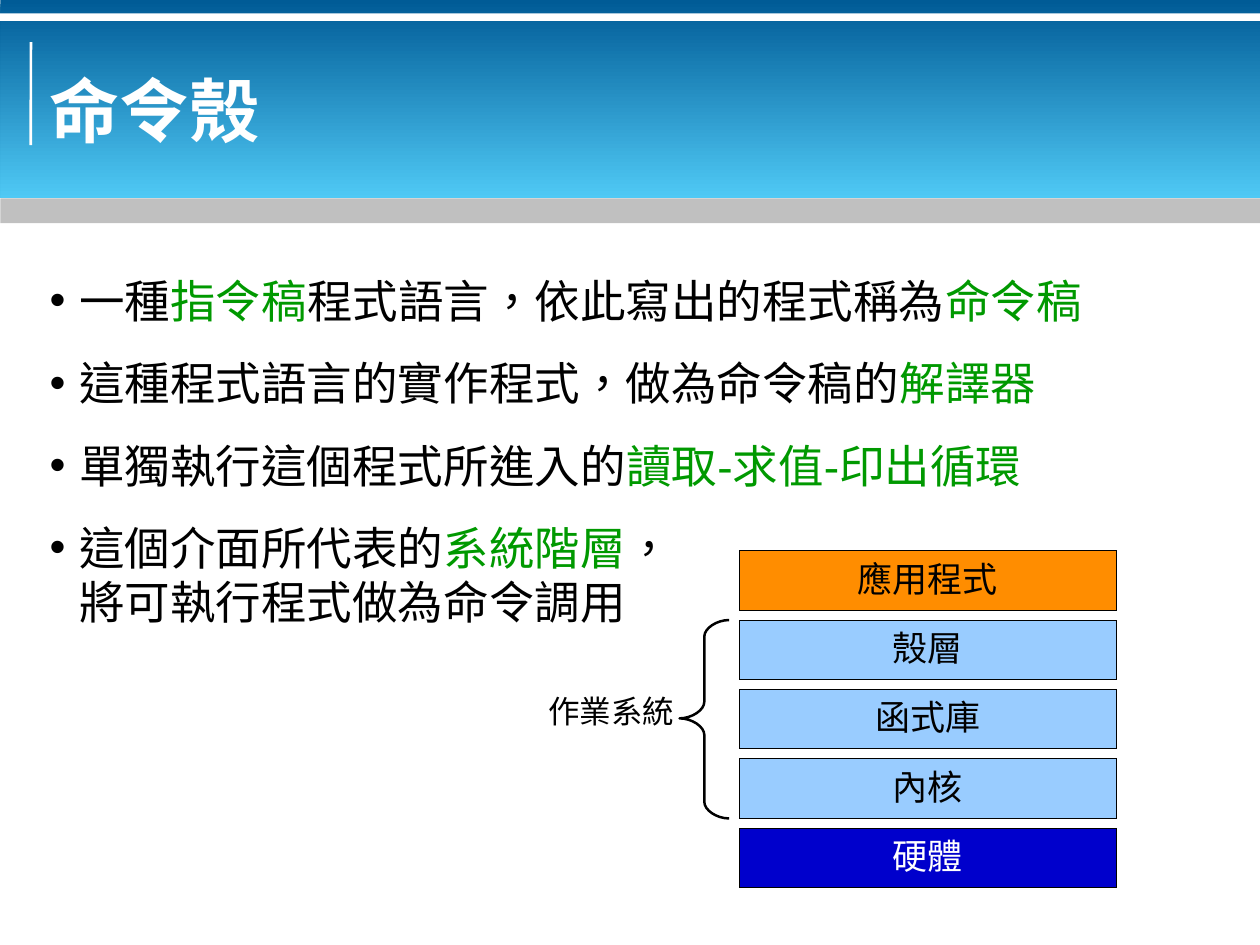
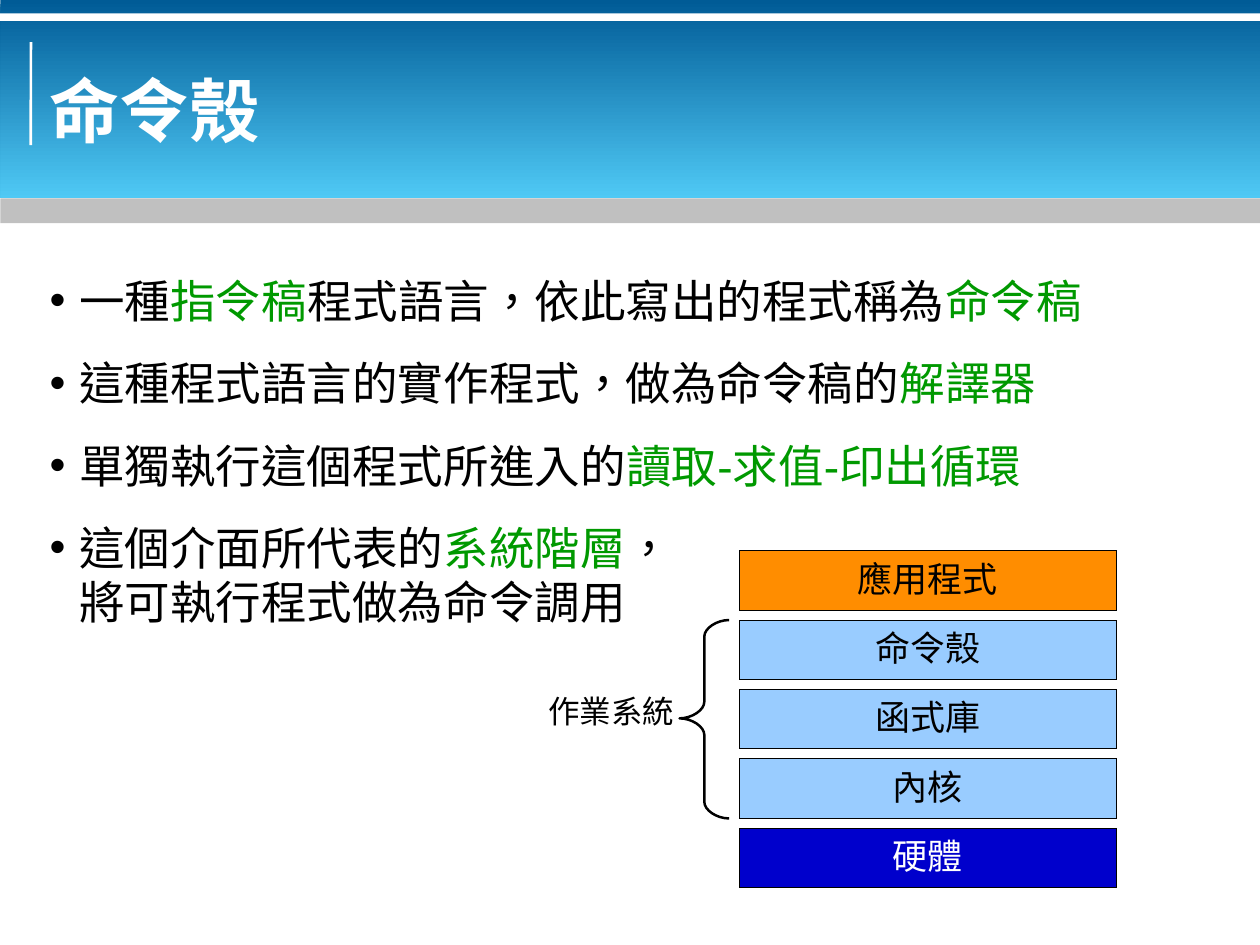
Before and after one commit to bluebat/.presentations, a slide deck: slide 3 of bash-basics.odp. Drawn at 1260x945 pixels with LibreOffice and Linux fonts; fonts in the diff are those of the drawing; background and template pictures are left out. Boxes give left, top, right and bottom in pixels: in the first picture for what was removed or moved away, otherwise in the second. Text is boxed around its words. In the diff, an @@ line names an element or a change of style, - is before the commit and + after.

```diff
--- a/bash-basics.odp
+++ b/bash-basics.odp
@@ text in rectangle at [875, 631, 980, 664]: text changed @@
-殼層
+命令殼
```
Also in this commit, not shown: 3 other slides changed.
